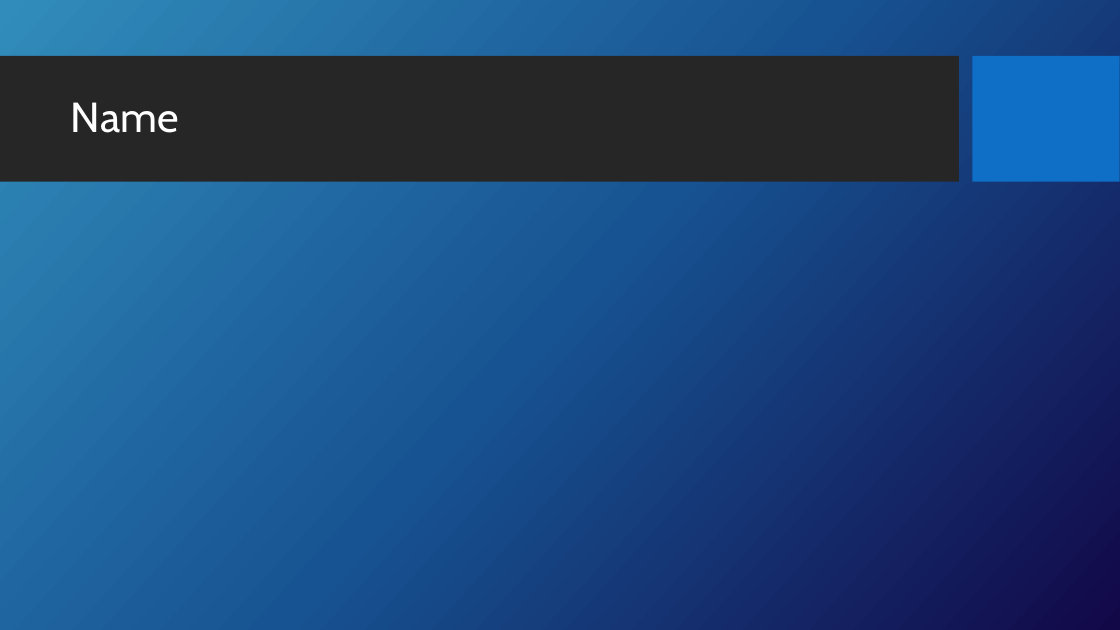
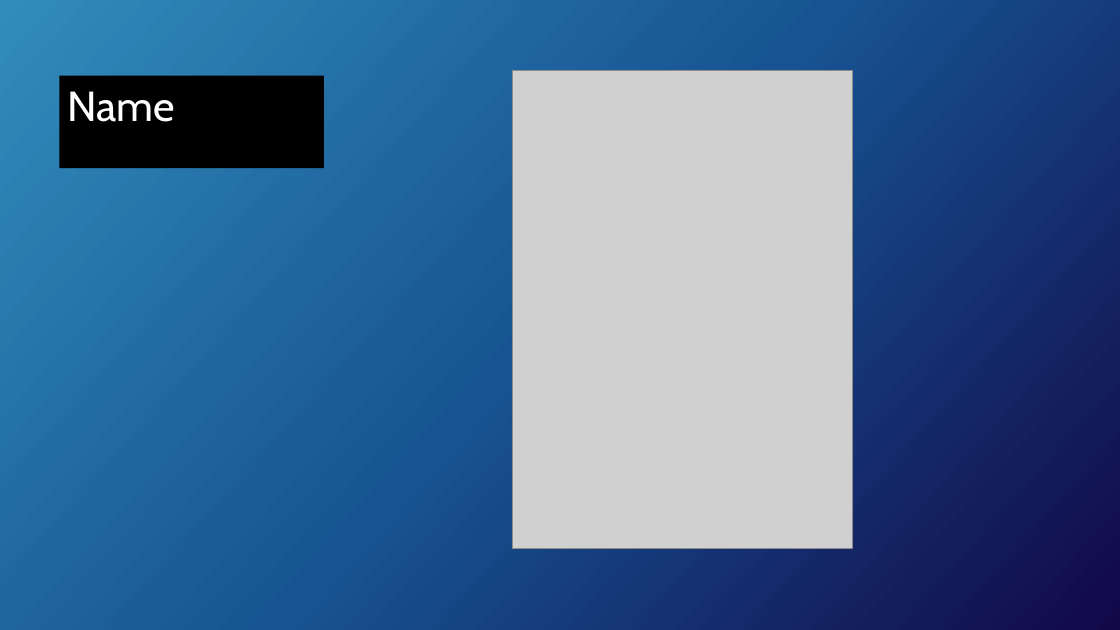
Before and after one commit to Andresss97/ClinicalHistory, a slide deck: slide 2 of doc/Babylon studio presentation.pptx. Drawn at 1120x630 pixels with LibreOffice and Linux fonts; fonts in the diff are those of the drawing; grey boxes stand for pictures; background and template pictures are left out. Boxes give left, top, right and bottom in pixels: in the first picture for what was removed or moved away, otherwise in the second. Text is boxed around its words. In the diff, an @@ line names an element or a change of style, - is before the commit and + after.

```diff
--- a/doc/Babylon studio presentation.pptx
+++ b/doc/Babylon studio presentation.pptx
@@ rectangle removed at bbox=[0, 56, 959, 182] @@
@@ rectangle removed at bbox=[973, 56, 1120, 182] @@
@@ rectangle "Name": place and size @@
-rectangle "Name" at bbox=[71, 102, 179, 133]
+rectangle "Name" at bbox=[60, 76, 324, 168]
@@ rectangle "Name" at bbox=[60, 76, 324, 168]: line spacing 0.9 to 1; vertical alignment middle to top; fill none to #000000 @@
@@ picture added at bbox=[513, 70, 852, 549] @@
```
Also in this commit, not shown: 2 other slides changed, 3 slides added, 5 other files.
